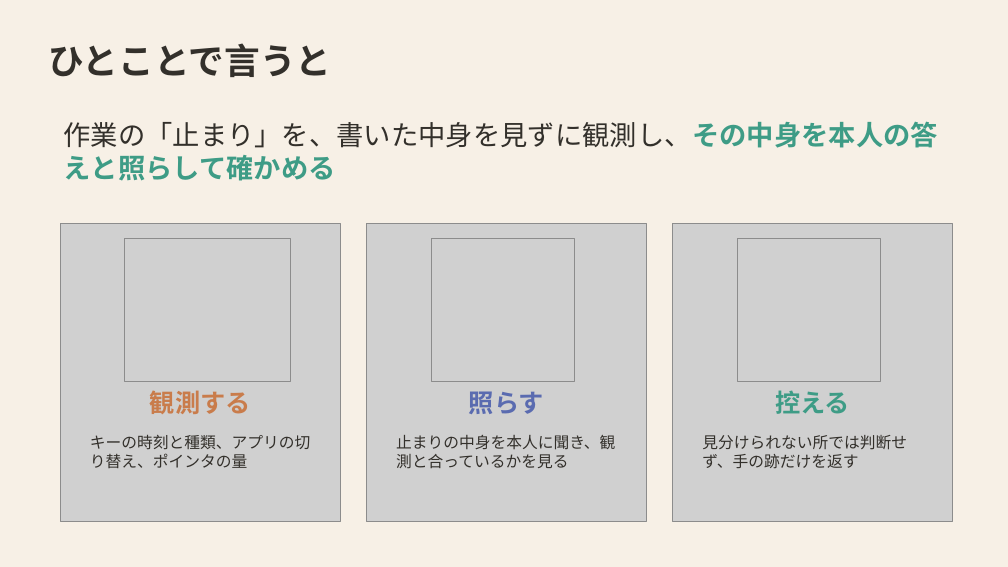
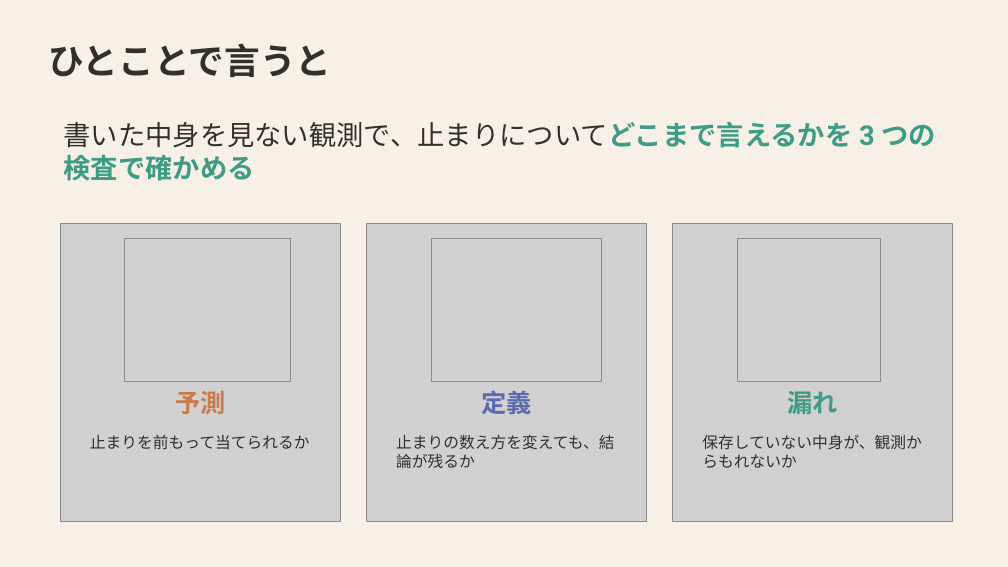
Before and after one commit to mikotomiura/GSE-prototype, a slide deck: slide 4 of docs/slides/project-overview/GSE_project_overview.pptx. Drawn at 1008x567 pixels with LibreOffice and Linux fonts; fonts in the diff are those of the drawing; grey boxes stand for pictures. Boxes give left, top, right and bottom in pixels: in the first picture for what was removed or moved away, otherwise in the second. Text is boxed around its words. In the diff, an @@ line names an element or a change of style, - is before the commit and + after.

```diff
--- a/docs/slides/project-overview/GSE_project_overview.pptx
+++ b/docs/slides/project-overview/GSE_project_overview.pptx
@@ text at [63, 122, 937, 181]: text changed @@
-作業の「止まり」を、書いた中身を見ずに観測し、その中身を本人の答えと照らして確かめる
+書いた中身を見ない観測で、止まりについてどこまで言えるかを 3 つの検査で確かめる
@@ picture: place and size @@
-picture at [431, 238, 575, 382]
+picture at [431, 238, 602, 382]
@@ text at [175, 390, 225, 414]: text changed @@
-観測する
+予測
@@ text at [481, 390, 531, 414]: text changed @@
-照らす
+定義
@@ text at [788, 391, 838, 414]: text changed @@
-控える
+漏れ
@@ text at [90, 435, 310, 449]: text changed @@
-キーの時刻と種類、アプリの切り替え、ポインタの量
+止まりを前もって当てられるか
@@ text at [396, 434, 614, 469]: text changed @@
-止まりの中身を本人に聞き、観測と合っているかを見る
+止まりの数え方を変えても、結論が残るか
@@ text at [702, 435, 922, 468]: text changed @@
-見分けられない所では判断せず、手の跡だけを返す
+保存していない中身が、観測からもれないか
```
Also in this commit, not shown: 5 other slides changed, 2 other files.
